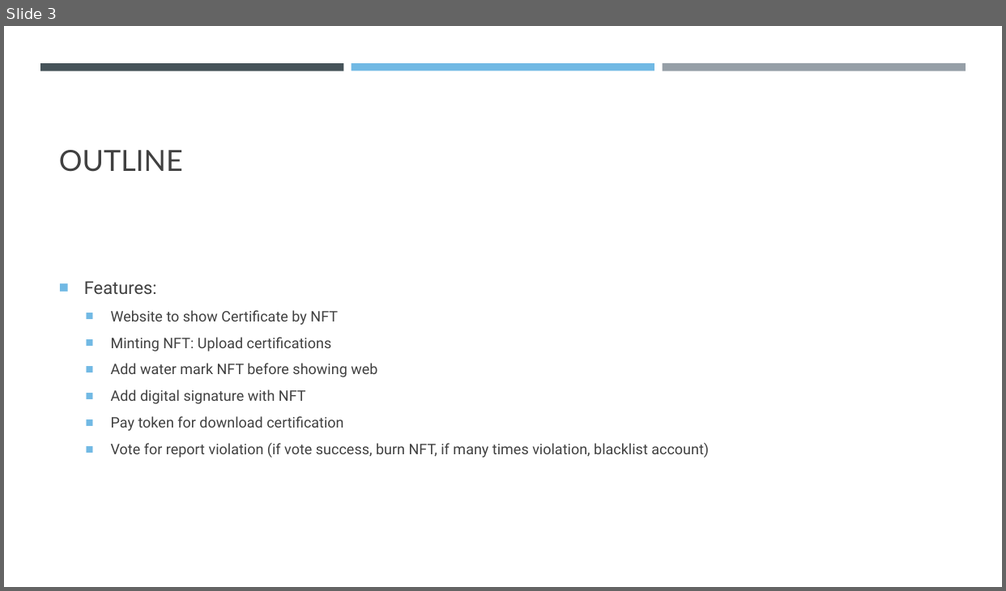
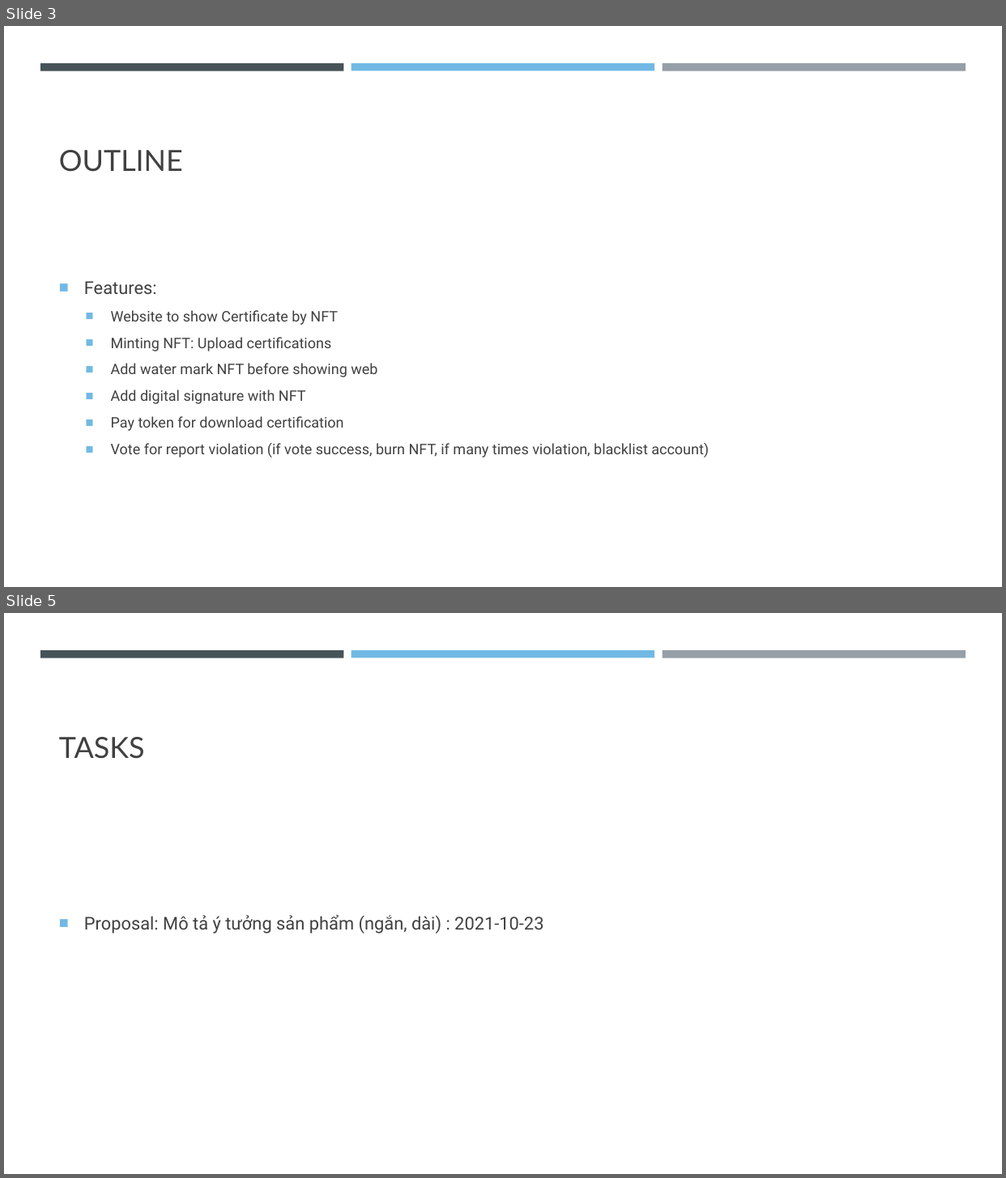
Before and after one commit to hoangnhxda/Hackathon_NFT_Certificate, a slide deck: NFT_Avengger.pptx. Shown one above the other, each under a label of ours: slide 3 before the commit, slides 3 and 5 after it; the slides between them are not shown. The pictures are 1006x591 and 1006x1178 pixels, drawn with LibreOffice and Linux fonts; fonts in the diff are those of the drawing. Boxes give left, top, right and bottom in pixels: in the first picture for what was removed or moved away, otherwise in the second. Text is boxed around its words. In the diff, an @@ line names an element or a change of style, - is before the commit and + after.

Commit message:
document tasks

```diff
--- a/NFT_Avengger.pptx
+++ b/NFT_Avengger.pptx
@@ slide 5 added at <box>4,613,1002,1174</box>, background #FFFFFF; not listed: 3 template elements that a slide beside it also shows @@
@@ title added at <box>59,737,145,759</box>, 28 pt, text #404040 @@
+TASKS
@@ text added at <box>84,914,543,934</box>, 17 pt, text #404040 @@
+■ Proposal: Mô tả ý tưởng sản phẩm (ngắn, dài) : 2021-10-23
```
Also in this commit, not shown: 1 other slide added, 1 slide removed, 1 other file.
